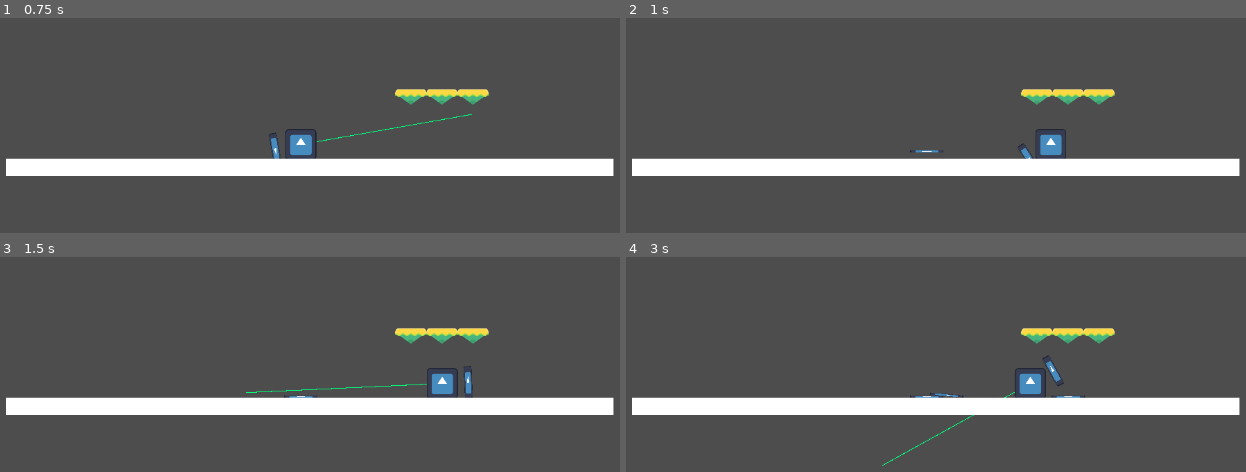
Above: before the commit, frames 1-4 (two rows, left to right).
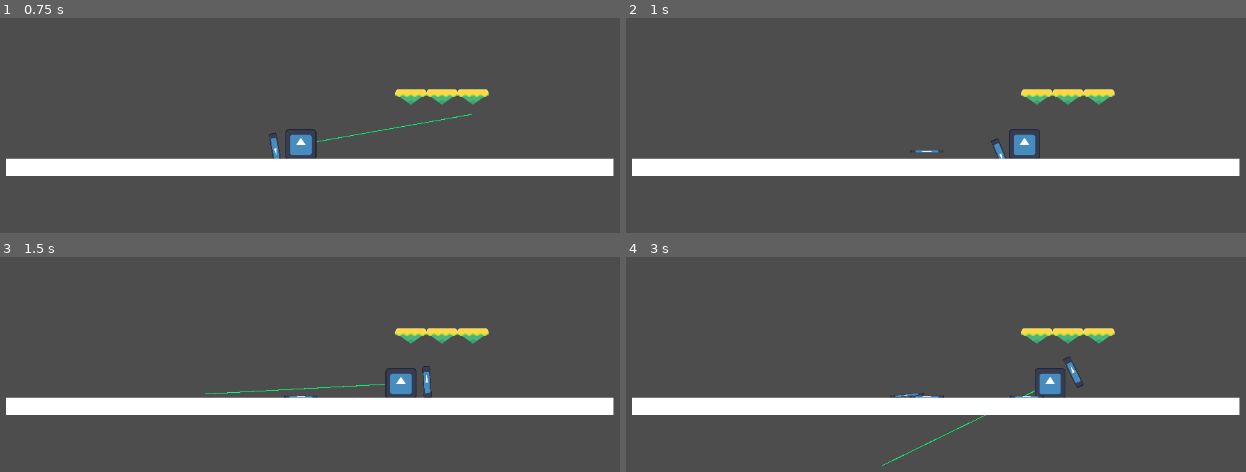
Above: after the commit, the same moments.

Repository: pmarsh-scottlogic/GMTKGameJam2023
Game: Godot game, scene res://Scenes/MainScene.tscn
Two runs of this game, one before a commit and one after it. Both use one fixed random seed, a clock stepped at 60 frames per second and the inputs below. The engine's default icon, where the game draws it, is replaced by a stand-in: a white triangle on a blue panel in a dark square.
Inputs (mouse positions are in pixels of both pictures, inside the frame that each line leads up to):
- Up to frame 1 (0.75 s): tap Enter at 0.5 s; move the mouse to (471, 114) at 0.52 s; click (471, 114) at 0.67 s
- Up to frame 2 (1 s): no input
- Up to frame 3 (1.5 s): move the mouse to (136, 398) at 1.27 s; click (136, 398) at 1.42 s
- Up to frame 4 (3 s): move the mouse to (1004, 276) at 2.02 s; click (1004, 276) at 2.17 s; move the mouse to (880, 465) at 2.77 s; click (880, 465) at 2.92 s

Frame 1 is identical in both runs. In frame 2, 0.9% of the frame differs, in the area x 58-71%, y 51-66%; in frame 3, 1.4%, in the area x 33-77%, y 50-66%; in frame 4, 1.3%.

Commit message:
Continuoisoisis sosuos osd aiufdhadoiufhsdfosdij movement

Diff:
--- a/project/Scenes/MainScene.tscn
+++ b/project/Scenes/MainScene.tscn
@@ -9,6 +9,7 @@
 [node name="MainNode" type="Node2D"]
 
 [node name="Player" parent="." instance=ExtResource("1_ehkht")]
+continuous_cd = 1
 
 [node name="StaticBody2D" type="StaticBody2D" parent="."]
 position = Vector2(-627, 415)
